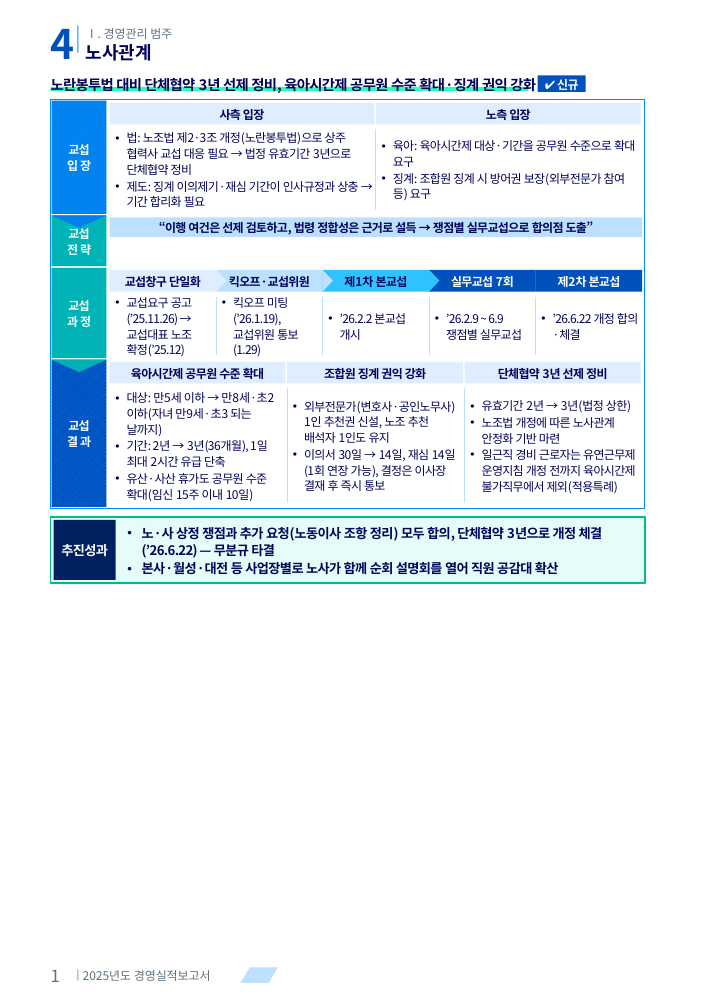
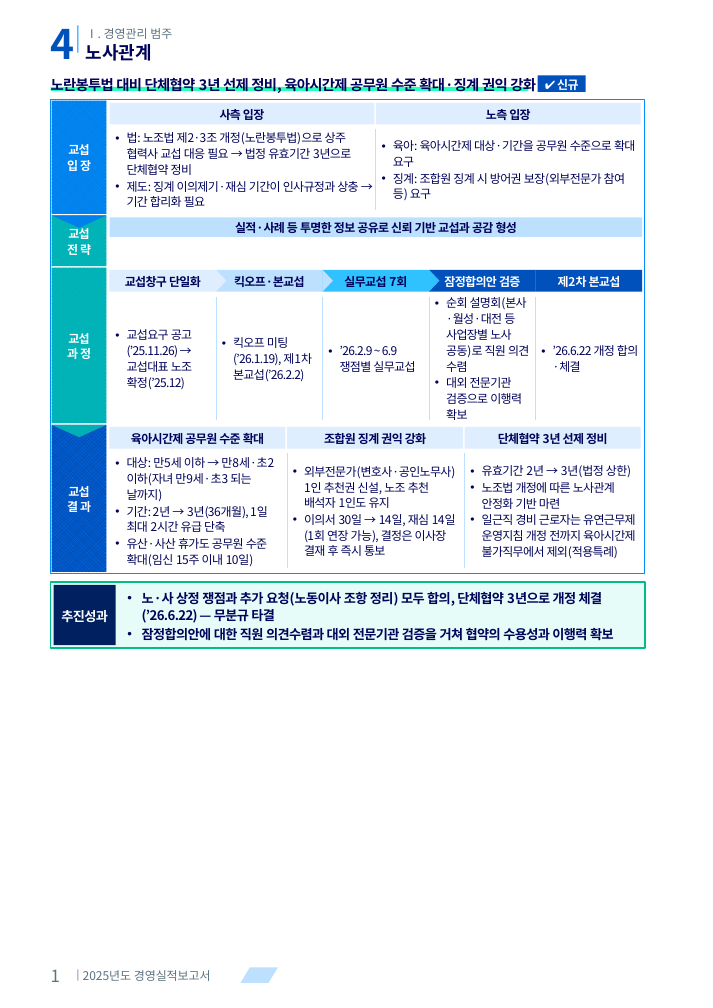
Before and after one commit to khjlsi-creator/claude, a slide deck: slide 1 of korad-경영평가-ppt/KORAD_경영평가_단체협약_체결_A4세로.pptx. Drawn at 713x1008 pixels with LibreOffice and Linux fonts; fonts in the diff are those of the drawing. Boxes give left, top, right and bottom in pixels: in the first picture for what was removed or moved away, otherwise in the second. Text is boxed around its words. In the diff, an @@ line names an element or a change of style, - is before the commit and + after.

```diff
--- a/korad-경영평가-ppt/KORAD_경영평가_단체협약_체결_A4세로.pptx
+++ b/korad-경영평가-ppt/KORAD_경영평가_단체협약_체결_A4세로.pptx
@@ rectangle: place and size @@
-rectangle at [51, 99, 645, 509]
+rectangle at [51, 99, 645, 573]
@@ text in rectangle at [235, 222, 517, 233]: text changed @@
-“이행 여건은 선제 검토하고, 법령 정합성은 근거로 설득 → 쟁점별 실무교섭으로 합의점 도출”
+실적·사례 등 투명한 정보 공유로 신뢰 기반 교섭과 공감 형성
@@ rectangle "교섭": place and size @@
-rectangle "교섭" at [52, 268, 107, 359]
+rectangle "교섭" at [52, 268, 107, 423]
@@ text "교섭요구 공고(’25.11.26) → 교섭대표 노조 ...": place and size @@
-text "교섭요구 공고(’25.11.26) → 교섭대표 노조 ..." at [127, 297, 192, 356]
+text "교섭요구 공고(’25.11.26) → 교섭대표 노조 ..." at [127, 329, 192, 389]
@@ line moved from (216, 297) - (216, 354) to (216, 297) - (216, 420) @@
@@ text in rectangle at [234, 276, 305, 287]: text changed @@
-킥오프·교섭위원
+킥오프·본교섭
@@ line moved from (322, 297) - (322, 354) to (322, 297) - (322, 420) @@
@@ text in rectangle at [344, 276, 407, 287]: text changed @@
-제1차 본교섭
+실무교섭 7회
@@ line moved from (429, 297) - (429, 354) to (429, 297) - (429, 420) @@
@@ text in rectangle at [444, 276, 520, 287]: text changed @@
-실무교섭 7회
+잠정합의안 검증
@@ text at [446, 297, 529, 420]: text changed @@
-• ’26.2.9 ~ 6.9 쟁점별 실무교섭
+• 순회 설명회(본사·월성·대전 등 사업장별 노사 공동)로 직원 의견 수렴
+• 대외 전문기관 검증으로 이행력 확보
@@ line moved from (535, 297) - (535, 354) to (535, 297) - (535, 420) @@
@@ text "’26.6.22 개정 합의·체결": place and size @@
-text "’26.6.22 개정 합의·체결" at [553, 313, 638, 340]
+text "’26.6.22 개정 합의·체결" at [553, 345, 638, 372]
@@ text at [233, 337, 312, 381]: text changed @@
-• 킥오프 미팅(’26.1.19), 교섭위원 통보(1.29)
+• 킥오프 미팅(’26.1.19), 제1차 본교섭(’26.2.2)
@@ text at [340, 345, 415, 372]: text changed @@
-• ’26.2.2 본교섭 개시
+• ’26.2.9 ~ 6.9 쟁점별 실무교섭
@@ 6 rectangles, 4 texts, 2 lines, 1 freeform shape: place and size @@
-6 rectangles, 4 texts, 2 lines, 1 freeform shape at [51, 360, 645, 583]
+6 rectangles, 4 texts, 2 lines, 1 freeform shape at [51, 425, 645, 648]
@@ text at [142, 628, 614, 641]: text changed @@
-• 본사·월성·대전 등 사업장별로 노사가 함께 순회 설명회를 열어 직원 공감대 확산
+• 잠정합의안에 대한 직원 의견수렴과 대외 전문기관 검증을 거쳐 협약의 수용성과 이행력 확보
```
Also in this commit, not shown: 1 other file.
